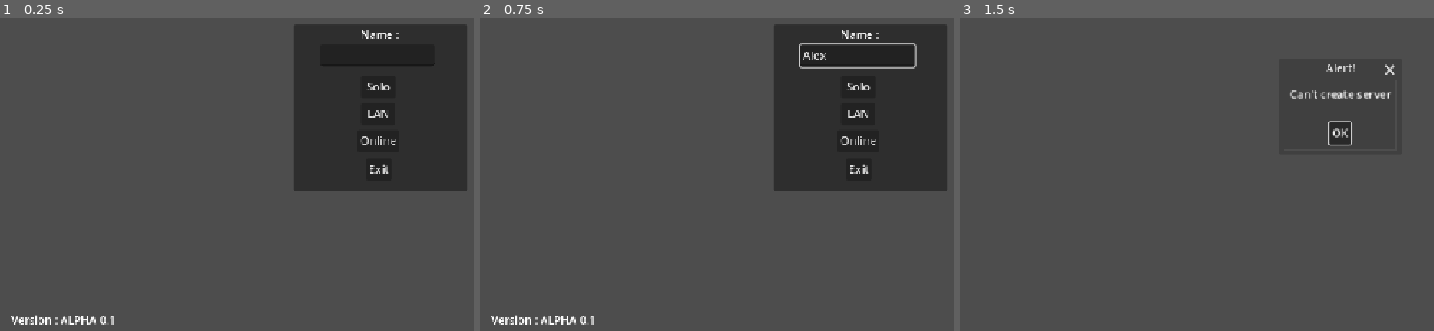
Above: before the commit, frames 1-3 (left to right).
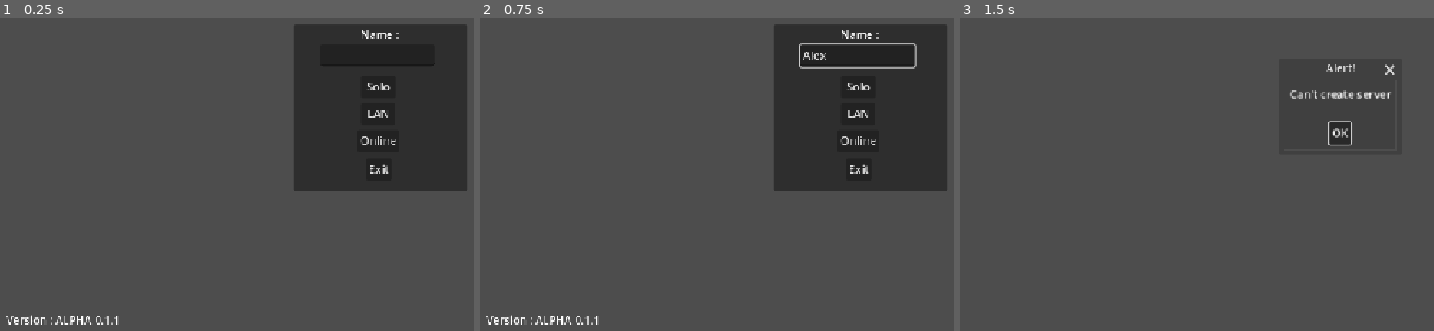
Above: after the commit, the same moments.

Repository: AdrienPiechocki/Magus-Opus
Game: Godot game, scene res://Scenes/Lobby.tscn
Same seed, same stepped clock (60 frames per second), same inputs: the game is played once before the commit and once after it.
Inputs (mouse positions are in pixels of both pictures, inside the frame that each line leads up to):
- Up to frame 1 (0.25 s): no input
- Up to frame 2 (0.75 s): click (859, 55) at 0.52 s; type "Alex" at 0.6 s
- Up to frame 3 (1.5 s): click "Solo" at 1.25 s

The runs differ from the first frame. In frame 1, 0.5% of the frame differs, in the area x 1-26%, y 94-99%; in frame 2, 0.5%; in frame 3, nothing differs.

Commit message:
lots of script improvements

Diff:
--- a/Scenes/Lobby.tscn
+++ b/Scenes/Lobby.tscn
@@ -219,7 +219,7 @@
 offset_top = -41.0
 offset_right = 238.0
 grow_vertical = 0
-text = "Version : ALPHA 0.1"
+text = "Version : ALPHA 0.1.1"
 horizontal_alignment = 1
 
 [connection signal="pressed" from="Choice/Solo" to="." method="_on_solo_pressed"]
--- a/Scripts/Characters/Player/Player.gd
+++ b/Scripts/Characters/Player/Player.gd
@@ -2,22 +2,22 @@
 
 var speed:float
 
-@export var synced_position := Vector3()
+@export var synced_position:Vector3
+var lantern_lit:bool
+var in_menu:bool
 
-@onready var label = $NameTag
-@onready var inputs = $Inputs
-@onready var camera = $Camera3D
-@onready var head = $Head
-@onready var lantern = $Head/Lantern
-@onready var sprite = $Sprite
-@onready var hands = $Hands
-@onready var left_hand = $Hands/LeftHand
-@onready var right_hand = $Hands/RightHand
-@onready var UI = $UserInterface
+@onready var label:Label3D = $NameTag
+@onready var inputs:Node = $Inputs
+@onready var camera:Camera3D = $Camera3D
+@onready var head:Node3D = $Head
+@onready var lantern:OmniLight3D = $Head/Lantern
+@onready var sprite:MeshInstance3D = $Sprite
+@onready var hands:CanvasLayer = $Hands
+@onready var left_hand:TextureRect = $Hands/LeftHand
+@onready var right_hand:TextureRect = $Hands/RightHand
+@onready var UI:Control = $UserInterface
 
-var lantern_lit:bool = false
-var is_name_set:bool = false
-var can_move:bool = true
+var is_name_set:bool
 
 var bob_time:float = 0.0
 var idle_bob_speed:float = 3
@@ -25,6 +25,8 @@
 var flicker_amount:float = 0.2
 
 var last_known_pos:Array = []
+
+var data:Dictionary = {}
 
 func _ready() -> void:
 	position = synced_position
@@ -35,6 +37,10 @@
 	hands.show()
 	Input.mouse_mode = Input.MOUSE_MODE_CAPTURED
 	last_known_pos.append(position)
+	for player in GameManager.players.keys():
+		if GameManager.players[player] == GameManager.players[multiplayer.get_unique_id()]:
+			for _data in GameManager.players[player]["data"]:
+				set(str(_data), GameManager.players[player]["data"][_data])
 
 func _process(_delta: float) -> void:
 	#Set player nametag:
@@ -81,10 +87,20 @@
 			set_lantern.rpc(delta)
 
 			#Escape Menu:
-			if Input.is_action_just_released("menu"):
-				UI.visible = !UI.visible
-				can_move = !can_move
-				toggle_mouse()
+			UI.visible = in_menu
+			toggle_mouse()
+			if Input.is_action_just_pressed("menu"):
+				in_menu = !in_menu
+
+		if should_sync():
+			data = {"synced_position": position,
+					"rotation": rotation,
+					"lantern_lit": lantern_lit,
+					"in_menu": in_menu
+					}
+			for player in GameManager.players.keys():
+				if GameManager.players[player] == GameManager.players[multiplayer.get_unique_id()]:
+					GameManager.players[player]["data"] = data
 
 		if multiplayer.multiplayer_peer == null or is_multiplayer_authority():
 			# The server updates the position that will be notified to the clients.
@@ -93,10 +109,11 @@
 				last_known_pos.append(position)
 				if last_known_pos.size() > 10:
 					last_known_pos.remove_at(0)
+
 		elif should_sync():
 			position = synced_position
 
-		if can_move:
+		if !in_menu:
 			#handle sprint / player speed
 			speed = (14 if Input.is_action_pressed("sprint") and is_on_floor() else 7)
 
@@ -109,16 +126,18 @@
 	for pos in last_known_pos:
 		if pos != position and synced_position != position:
 			return true
+	if Input.is_action_just_pressed("menu") or Input.is_action_just_pressed("light"):
+		return true
 	return false
 
 func toggle_mouse():
-	if Input.mouse_mode == Input.MOUSE_MODE_CAPTURED:
+	if in_menu:
 		Input.mouse_mode = Input.MOUSE_MODE_VISIBLE
 	else:
 		Input.mouse_mode = Input.MOUSE_MODE_CAPTURED
 
 func camera_bob(delta:float):
-	if can_move and velocity.length() > 0 and is_on_floor():
+	if !in_menu and velocity.length() > 0 and is_on_floor():
 		bob_time += delta * (22 if Input.is_action_pressed("sprint") else 12)
 		camera.position.y = 0.66 + sin(bob_time) * (0.08 if Input.is_action_pressed("sprint") else 0.06)
 		hands.offset.y = -sin(bob_time) * (8 if Input.is_action_pressed("sprint") else 6)
@@ -129,6 +148,6 @@
 
 func everyone_in_game() -> bool:
 	for player in GameManager.players.keys():
-		if !GameManager.players[player]["in_game"]:
+		if not GameManager.players[player]["in_game"]:
 			return false
 	return true
--- a/Scripts/Characters/Player/UIManager.gd
+++ b/Scripts/Characters/Player/UIManager.gd
@@ -9,15 +9,11 @@
 	environement.environment.ambient_light_color = Color(brightness.value, brightness.value, brightness.value)
 
 func _on_exit_pressed() -> void:
-	if multiplayer.get_unique_id() == 1:
-		GameManager.unregister_player(1)
-	else:
-		GameManager.unregister_player.rpc(multiplayer.get_unique_id())
+	multiplayer.multiplayer_peer.close()
 
 func _on_back_pressed() -> void:
 	$".".hide()
-	Input.mouse_mode = Input.MOUSE_MODE_CAPTURED
-	get_parent().can_move = true
+	get_parent().in_menu = false
 
 func _on_brightness_slider_drag_ended(value_changed: bool) -> void:
 	if value_changed:
--- a/Scripts/System/GameManager.gd
+++ b/Scripts/System/GameManager.gd
@@ -3,16 +3,16 @@
 const NORAY_ADDRESS:String = "tomfol.io"
 const DEFAULT_PORT:int = 8890
 
-# Max number of players.
-const MAX_PLAYERS:int = 4
+# Max number of peers.
+const MAX_PEERS:int = 3
 
 var peer:ENetMultiplayerPeer = ENetMultiplayerPeer.new()
 
 var is_host:bool = false
 var external_oid:String = ""
 @export var server_started:bool = false
-var was_in_game:bool = false
 var can_connect:bool = true
+var join_in_game:bool = false
 
 # Name for my player.
 var player_name:String = "Player"
@@ -28,6 +28,7 @@
 signal connection_succeeded()
 signal game_ended()
 signal game_error(what)
+signal players_list_changed()
 
 func _ready():
 	Noray.on_connect_to_host.connect(_connected_ok_noray)
@@ -37,39 +38,31 @@
 	Noray.connect_to_host(NORAY_ADDRESS, DEFAULT_PORT)
 
 	multiplayer.peer_connected.connect(_player_connected)
+	multiplayer.peer_disconnected.connect(_player_disconnected)
 	multiplayer.connected_to_server.connect(_connected_ok_local)
 	multiplayer.connection_failed.connect(_connected_fail)
 	multiplayer.server_disconnected.connect(_server_disconnected)
 
 func _process(_delta: float) -> void:
-	if get_player_list().size() > MAX_PLAYERS:
-		if players.keys()[-1] == multiplayer.get_unique_id():
-			unregister_player.rpc(multiplayer.get_unique_id())
-			game_error.emit("Server full")
-			end_game()
-
 	if not players.keys().is_empty():
 		server_started = true
 	else:
 		server_started = false
 
-@rpc("any_peer")
-func _player_connected(_id):
-	register_player.rpc(player_name)
+func _player_connected(id):
+	print("player connected")
+	register_player.rpc_id(id, player_name)
+	await get_tree().create_timer(0.1).timeout
+	players_list_changed.emit()
 
 func _player_disconnected(id):
-	if was_in_game:
+	print("player disconnected")
+	if players[id]["in_game"]:
 		game_error.emit("Player " + players[id]["name"] + " disconnected")
-	remove_player(id)
-	multiplayer.disconnect_peer(id)
-
-@rpc("any_peer","call_local")
-func remove_player(id):
-	was_in_game = false
-	players.erase(id)
-	for player in get_tree().get_nodes_in_group("Player"):
-		if int(player.name) == id:
-			player.queue_free()
+		remove_player(id)
+	unregister_player.rpc(id)
+	await get_tree().create_timer(0.1).timeout
+	players_list_changed.emit()
 
 func _connected_ok_local():
 	connection_succeeded.emit()
@@ -80,54 +73,70 @@
 	await Noray.register_remote()
 
 func _server_disconnected():
-	if not multiplayer.get_peers().is_empty():
-		game_error.emit("Server disconnected")
-	peer.close()
+	if is_host:
+		print("server disconnected")
+		is_host = false
+		peer.close()
 	end_game()
 
 func _connected_fail():
 	connection_failed.emit()
 
-@rpc("any_peer")
+@rpc("any_peer", "call_local")
 func register_player(new_player_name):
-	var id = (1 if multiplayer.get_remote_sender_id() == 0 else multiplayer.get_remote_sender_id())
-	players[id] = {"name": new_player_name, "ready": false, "in_game": false}
+	var id = multiplayer.get_remote_sender_id()
+	players[id] = {"name": new_player_name,
+					"ready": false,
+					"in_game": false,
+					"data": {"synced_position": Vector3(0, 1, 0),
+							"rotation": Vector3(0, 0, 0),
+							"lantern_lit": false,
+							"in_menu": false
+						}
+				}
 	print("Player ", new_player_name, " connected with ID ", id)
 
 
-@rpc("any_peer")
+@rpc("any_peer", "call_local")
 func unregister_player(id):
-	if id == 1:
-		is_host = false
-		_server_disconnected()
-	else:
-		if players[multiplayer.get_remote_sender_id()]["in_game"]:
-			was_in_game = true
-		_player_disconnected(id)
-
+	print("unregistering player ", id)
+	players.erase(id)
+
+@rpc("any_peer","call_local")
+func remove_player(id):
+	for player in get_tree().get_nodes_in_group("Player"):
+		if int(player.name) == id:
+			player.queue_free()
+			print("player ", player.name, " removed")
 
 func host_game_local(new_player_name):
 	player_name = new_player_name
-	var err = peer.create_server(DEFAULT_PORT, MAX_PLAYERS)
+	var err = peer.create_server(DEFAULT_PORT, MAX_PEERS)
 	if err != OK:
 		game_error.emit("Can't create server")
 		end_game()
 		return
 	multiplayer.multiplayer_peer = peer
 	is_host = true
-	register_player(player_name)
+	_player_connected(1)
+	print(player_name, " hosting game")
 
 func host_game_noray(new_player_name):
 	player_name = new_player_name
-	peer.create_server(Noray.local_port, MAX_PLAYERS)
+	peer.create_server(Noray.local_port, MAX_PEERS)
 	multiplayer.multiplayer_peer = peer
 	is_host = true
-	register_player(player_name)
+	_player_connected(1)
 
 func join_game_local(ip, new_player_name):
 	player_name = new_player_name
-	peer.create_client(ip, DEFAULT_PORT)
+	var err = peer.create_client(ip, DEFAULT_PORT)
+	if err:
+		game_error.emit("Can't join server")
+		end_game()
+		return err
 	multiplayer.multiplayer_peer = peer
+	print(player_name, " joined game")
 
 func join_game_noray(oid, new_player_name):
 	player_name = new_player_name
@@ -144,52 +153,43 @@
 	return player_name
 
 
-@rpc("call_local")
+@rpc("any_peer", "call_local")
 func load_world():
-	# Change scene.
-	get_tree().get_root().add_child(world.instantiate())
+	#if scene exists, delete it
+	if get_tree().get_root().has_node("World"):
+		get_tree().get_root().get_node("World").free()
+	# load scene
+	var _world = world.instantiate()
+	get_tree().get_root().add_child(_world)
 	get_tree().get_root().get_node("Lobby").hide()
-
-func begin_game():
-	assert(multiplayer.is_server())
-	for player in players.keys():
-		players[player]["in_game"] = true
-	load_world.rpc()
-
+	if multiplayer.is_server():
+		spawn_players()
+
+func spawn_players():
 	var _world = get_tree().get_root().get_node("World")
-
 	var spawns:Array = []
-	for p: int in players.keys():
+	for p:int in players.keys():
 		spawns.append(p)
 
 	for p_id: int in spawns:
-		var spawn_pos: Vector3 = _world.get_node("Spawn").position
 		var player = player_scene.instantiate()
-		player.synced_position = spawn_pos
+		for data in players[p_id]["data"]:
+			player.set(str(data), players[p_id]["data"][data])
+			print(p_id, "  ", player.get(str(data)))
 		player.name = str(p_id)
 		_world.get_node("Players").add_child(player, true)
 		print("spawned player with id: ", player.name)
 
-@rpc("any_peer", "call_local")
-func join_game():
-	players[multiplayer.get_remote_sender_id()]["in_game"] = true
-	load_world.rpc()
-	var _world = get_tree().get_root().get_node("World")
-	var spawn_pos: Vector3 = _world.get_node("Spawn").position
-	var player = player_scene.instantiate()
-	player.synced_position = spawn_pos
-	player.name = str(multiplayer.get_remote_sender_id())
-	_world.get_node("Players").add_child(player)
-	print("spawned player with id: ", player.name)
-
-@rpc("any_peer")
+	for player in players.keys():
+		players[player]["in_game"] = true
+
+
 func end_game():
 	for player in players.keys():
 		if player == multiplayer.get_remote_sender_id():
 			players[player]["in_game"] = false
-	if has_node("/root/World"): # Game is in progress.
-		# End it
-		get_node("/root/World").queue_free()
+	if get_tree().get_root().has_node("World"):
+		get_tree().get_root().get_node("World").queue_free()
 	Input.mouse_mode = Input.MOUSE_MODE_VISIBLE
 	game_ended.emit()
 	players.clear()
--- a/Scripts/System/LobbyManager.gd
+++ b/Scripts/System/LobbyManager.gd
@@ -10,15 +10,15 @@
 	GameManager.connection_succeeded.connect(_on_connection_success)
 	GameManager.game_ended.connect(_on_game_ended)
 	GameManager.game_error.connect(_on_game_error)
-
+	GameManager.players_list_changed.connect(refresh_lobby)
 	# Set the player name according to the system username
 	if OS.has_environment("USERNAME"):
 		$Choice/Name.text = OS.get_environment("USERNAME")
 
 func _on_solo_pressed() -> void:
-	var player_name = $Connect/Name.text
+	var player_name = $Choice/Name.text
 	GameManager.host_game_local(player_name)
-	GameManager.begin_game()
+	GameManager.load_world()
 
 func _on_lan_pressed() -> void:
 	$Choice.hide()
@@ -73,21 +73,16 @@
 	DisplayServer.clipboard_set(Noray.oid)
 
 func _on_back_pressed() -> void:
+	$Choice/Name.text = $Connect/Name.text
 	if $Connect.visible:
-		$Choice/Name.text = $Connect/Name.text
 		$Connect.hide()
 		$Choice.show()
 	elif $Players.visible:
 		is_online = false
-		if GameManager.is_host:
-			if not multiplayer.get_peers().is_empty():
-				for peer in multiplayer.get_peers():
-					GameManager.unregister_player(peer)
-				multiplayer.server_disconnected.emit()
-			else:
-				GameManager.unregister_player(1)
-		else:
-			GameManager.unregister_player.rpc(multiplayer.get_unique_id())
+		if GameManager.is_host and not multiplayer.get_peers().is_empty():
+			for peer in multiplayer.get_peers():
+				multiplayer.multiplayer_peer.disconnect_peer(peer)
+		multiplayer.multiplayer_peer.close()
 
 
 func refresh_lobby():
@@ -123,7 +118,6 @@
 
 func _process(_delta: float) -> void:
 	if GameManager.server_started:
-		refresh_lobby()
 		$Players/Start.disabled = (not multiplayer.is_server() if multiplayer.get_peers().is_empty() else not (verify_ready() and multiplayer.is_server()))
 		$Players/Ready.disabled = (multiplayer.is_server() if multiplayer.get_peers().is_empty() else false)
 	else:
@@ -148,8 +142,7 @@
 
 	for player in GameManager.players.keys():
 		if GameManager.players[player]["in_game"]:
-			GameManager.join_game.rpc_id(1)
-			return
+			GameManager.load_world.rpc()
 
 @rpc("any_peer", "call_local")
 func toggle_ready(toggle:bool):
@@ -161,4 +154,4 @@
 		GameManager.players[multiplayer.get_remote_sender_id()]["ready"] = false
 
 func _on_start_pressed() -> void:
-	GameManager.begin_game()
+	GameManager.load_world.rpc()
